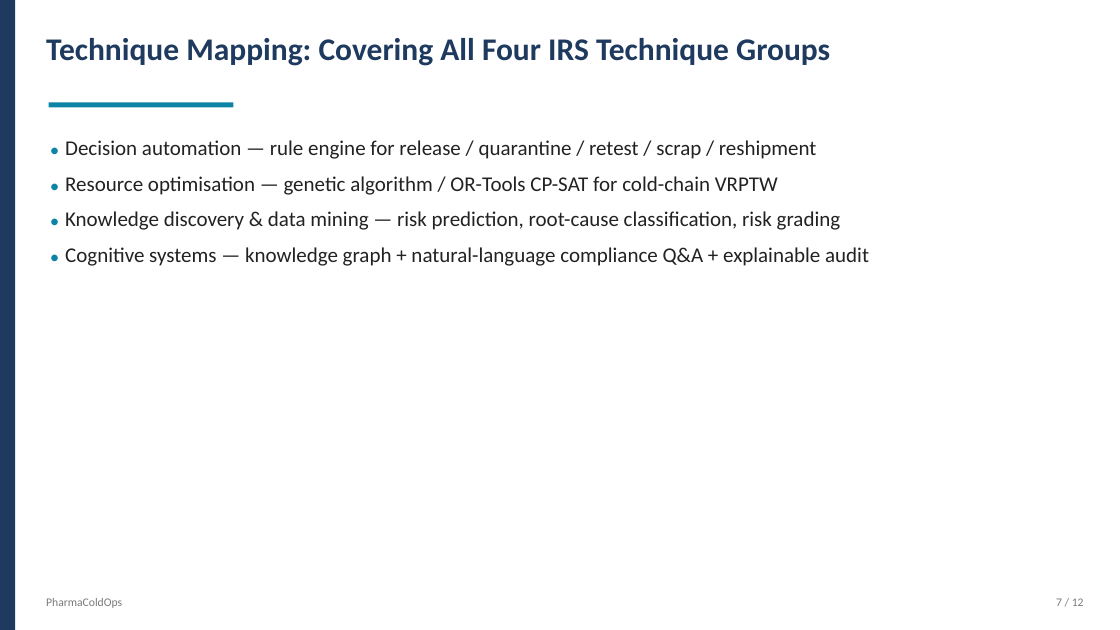
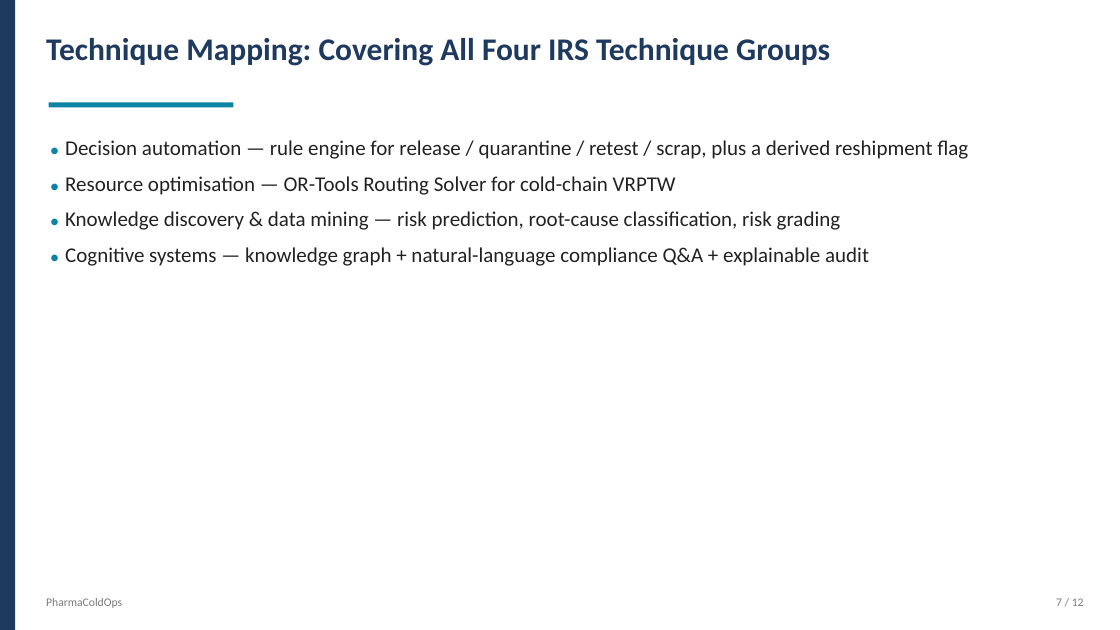
Before and after one commit to Frostash030612/PharmaColdOps, a slide deck: slide 7 of proposal/PharmaColdOps-Proposal-Presentation.pptx. Drawn at 1120x630 pixels with LibreOffice and Linux fonts; fonts in the diff are those of the drawing. Boxes give left, top, right and bottom in pixels: in the first picture for what was removed or moved away, otherwise in the second. Text is boxed around its words. In the diff, an @@ line names an element or a change of style, - is before the commit and + after.

```diff
--- a/proposal/PharmaColdOps-Proposal-Presentation.pptx
+++ b/proposal/PharmaColdOps-Proposal-Presentation.pptx
@@ text at box(65, 140, 968, 195): text changed @@
-● Decision automation — rule engine for release / quarantine / retest / scrap / reshipment
-● Resource optimisation — genetic algorithm / OR-Tools CP-SAT for cold-chain VRPTW
+● Decision automation — rule engine for release / quarantine / retest / scrap, plus a derived reshipment flag
+● Resource optimisation — OR-Tools Routing Solver for cold-chain VRPTW
```
Also in this commit, not shown: 3 other slides changed, 4 other files.
